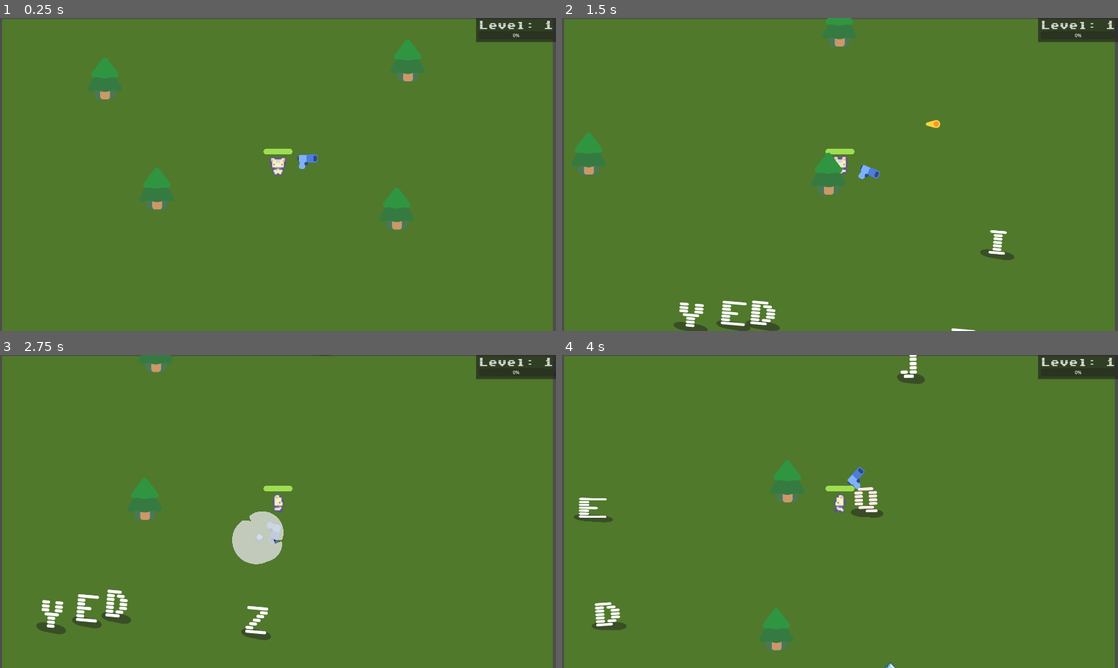
Above: before the commit, frames 1-4 (two rows, left to right).
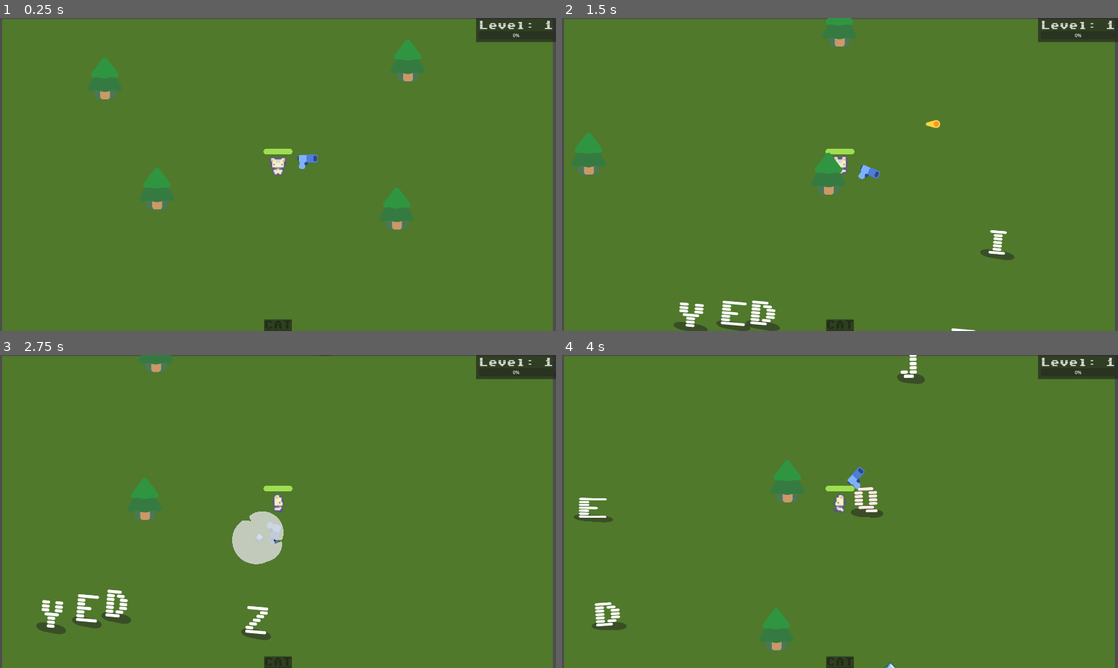
Above: after the commit, the same moments.

Repository: cu-jonas/cozy_cook
Game: Godot game, scene res://main.tscn
The game is run twice, just before and just after one commit, with the same random seed, the same clock (stepped at 60 frames per second) and the same inputs.
Inputs:
- Up to frame 1 (0.25 s): no input
- Up to frame 2 (1.5 s): tap Enter at 0.5 s; hold D (move_right) 0.53-1.28 s; hold S (move_down) from 1.28 s (still down)
- Up to frame 3 (2.75 s): release S (move_down) at 2.03 s; hold D (move_right) from 2.03 s (still down)
- Up to frame 4 (4 s): release D (move_right) at 2.78 s; hold W (move_up) 2.78-3.53 s; hold A (move_left) from 3.53 s (still down)

The runs differ from the first frame. In frame 1, 0.2% of the frame differs, in the area x 47-53%, y 96-100%; in frame 2, 0.2%; in frame 3, 0.2%; in frame 4, 0.2%.

Commit message:
added word goals and victory condition

Diff:
--- a/game.gd
+++ b/game.gd
@@ -1,11 +1,17 @@
 extends Node2D
 
 signal game_over
+signal game_won
+
+var goal_words : Array = [ 'CAT' ]
+var goal_word_index = 0
 
 func _ready() -> void:
 	for i in range(5):
 		spawn_mob()
 
+	# set the first word
+	%GoalWord.set_word(goal_words[0])
 
 func spawn_mob():
 	var new_mob = preload("res://characters/mob/mob.tscn").instantiate()
@@ -16,6 +22,7 @@
 
 func mob_killed(letter: String):
 	print(letter + " defeated")
+	%GoalWord.add_letter(letter)
 
 func _on_player_health_depleted() -> void:
 	game_over.emit()
@@ -25,3 +32,10 @@
 
 func _on_cat_player_xp_earned() -> void:
 	%Progress_PlayerXP.value = %CatPlayer.get_xp_progress() * 100.0
+
+func _on_goal_world_word_completed() -> void:
+	goal_word_index += 1
+	if goal_word_index >= goal_words.size():
+		game_won.emit()
+	else:
+		%GoalWord.set_word(goal_words[goal_word_index])
--- a/game.tscn
+++ b/game.tscn
@@ -1,9 +1,10 @@
-[gd_scene load_steps=7 format=3 uid="uid://sixfqsom77do"]
+[gd_scene load_steps=8 format=3 uid="uid://sixfqsom77do"]
 
 [ext_resource type="Script" uid="uid://dmnpsxvjpg7lh" path="res://game.gd" id="1_fc0e3"]
 [ext_resource type="PackedScene" uid="uid://0rgoslwspiir" path="res://trees/tree.tscn" id="2_e2o6t"]
 [ext_resource type="PackedScene" uid="uid://xwqhwh8tyog6" path="res://characters/player_cat/player_cat.tscn" id="2_fc0e3"]
 [ext_resource type="FontFile" uid="uid://bmfccjxytgkd6" path="res://characters/glyphy/sixtyfour.ttf" id="4_fc0e3"]
+[ext_resource type="Script" uid="uid://cogj2j2ytmac8" path="res://goal_world.gd" id="5_7jktm"]
 
 [sub_resource type="Curve2D" id="Curve2D_7jktm"]
 _data = {
@@ -62,7 +63,7 @@
 
 [node name="PlayerHUD" type="CanvasLayer" parent="."]
 
-[node name="PanelContainer" type="PanelContainer" parent="PlayerHUD"]
+[node name="TopRight" type="PanelContainer" parent="PlayerHUD"]
 anchors_preset = 1
 anchor_left = 1.0
 anchor_right = 1.0
@@ -71,23 +72,49 @@
 grow_horizontal = 0
 theme_override_styles/panel = SubResource("StyleBoxFlat_7jktm")
 
-[node name="VBoxContainer" type="VBoxContainer" parent="PlayerHUD/PanelContainer"]
+[node name="VBoxContainer" type="VBoxContainer" parent="PlayerHUD/TopRight"]
 layout_mode = 2
 size_flags_horizontal = 8
 size_flags_vertical = 0
 
-[node name="Label_PlayerLevel" type="Label" parent="PlayerHUD/PanelContainer/VBoxContainer"]
+[node name="Label_PlayerLevel" type="Label" parent="PlayerHUD/TopRight/VBoxContainer"]
 unique_name_in_owner = true
 layout_mode = 2
 theme_override_fonts/font = ExtResource("4_fc0e3")
 theme_override_font_sizes/font_size = 32
 text = "Level: 1"
 
-[node name="Progress_PlayerXP" type="ProgressBar" parent="PlayerHUD/PanelContainer/VBoxContainer"]
+[node name="Progress_PlayerXP" type="ProgressBar" parent="PlayerHUD/TopRight/VBoxContainer"]
 unique_name_in_owner = true
 layout_mode = 2
+
+[node name="PanelContainer" type="PanelContainer" parent="PlayerHUD"]
+anchors_preset = 7
+anchor_left = 0.5
+anchor_top = 1.0
+anchor_right = 0.5
+anchor_bottom = 1.0
+offset_left = -20.0
+offset_top = -40.0
+offset_right = 20.0
+grow_horizontal = 2
+grow_vertical = 0
+
+[node name="GoalWord" type="RichTextLabel" parent="PlayerHUD/PanelContainer"]
+unique_name_in_owner = true
+layout_mode = 2
+theme_override_fonts/normal_font = ExtResource("4_fc0e3")
+theme_override_font_sizes/normal_font_size = 32
+bbcode_enabled = true
+text = "[u][color=#00000080]A[/color][/u]AAAAA"
+fit_content = true
+autowrap_mode = 0
+horizontal_alignment = 1
+vertical_alignment = 1
+script = ExtResource("5_7jktm")
 
 [connection signal="health_depleted" from="CatPlayer" to="." method="_on_player_health_depleted"]
 [connection signal="level_up" from="CatPlayer" to="." method="_on_cat_player_level_up"]
 [connection signal="xp_earned" from="CatPlayer" to="." method="_on_cat_player_xp_earned"]
 [connection signal="timeout" from="Timer" to="." method="spawn_mob"]
+[connection signal="word_completed" from="PlayerHUD/PanelContainer/GoalWord" to="." method="_on_goal_world_word_completed"]
--- /dev/null
+++ b/goal_world.gd
@@ -0,0 +1,35 @@
+extends RichTextLabel
+
+signal word_completed
+
+var current_word: String = ""
+var revealed_letters: Array = []  # keeps track of letters added by player
+
+func set_word(word: String):
+	revealed_letters.clear()
+	current_word = word
+	_update_word()
+
+func add_letter(letter: String):
+	revealed_letters.append(letter)
+	_update_word()
+
+func _update_word():
+	clear()  # clear previous bbcode
+	var result := ""
+
+	var all_found = true
+
+	# Build bbcode string per letter
+	for i in current_word:
+		if revealed_letters.has(i):
+			# fully visible
+			result += "[color=#ffffff]"+i+"[/color]"
+		else:
+			# faded out
+			all_found = false
+			result += "[u][color=#00000060]"+i+"[/color][/u]"
+
+	append_text(result)
+	if all_found:
+		word_completed.emit()
--- a/main.gd
+++ b/main.gd
@@ -1,9 +1,9 @@
 extends Node
-
-
-
-
 
 func _on_game_game_over() -> void:
 	%Game.get_tree().paused = true
 	%GameOver.visible = true
+
+func _on_game_game_won() -> void:
+	%Game.get_tree().paused = true
+	%GameWon.visible = true
--- a/main.tscn
+++ b/main.tscn
@@ -37,4 +37,33 @@
 theme_override_font_sizes/font_size = 128
 text = "GAME OVER :-("
 
+[node name="GameWon" type="CanvasLayer" parent="."]
+unique_name_in_owner = true
+visible = false
+
+[node name="ColorRect" type="ColorRect" parent="GameWon"]
+anchors_preset = 15
+anchor_right = 1.0
+anchor_bottom = 1.0
+grow_horizontal = 2
+grow_vertical = 2
+color = Color(0, 0.318509, 0.190841, 0.764706)
+
+[node name="Label" type="Label" parent="GameWon/ColorRect"]
+layout_mode = 1
+anchors_preset = 8
+anchor_left = 0.5
+anchor_top = 0.5
+anchor_right = 0.5
+anchor_bottom = 0.5
+offset_left = -20.0
+offset_top = -11.5
+offset_right = 20.0
+offset_bottom = 11.5
+grow_horizontal = 2
+grow_vertical = 2
+theme_override_font_sizes/font_size = 128
+text = "You Win! :-)"
+
 [connection signal="game_over" from="Game" to="." method="_on_game_game_over"]
+[connection signal="game_won" from="Game" to="." method="_on_game_game_won"]
Not shown, added: goal_world.gd.uid
